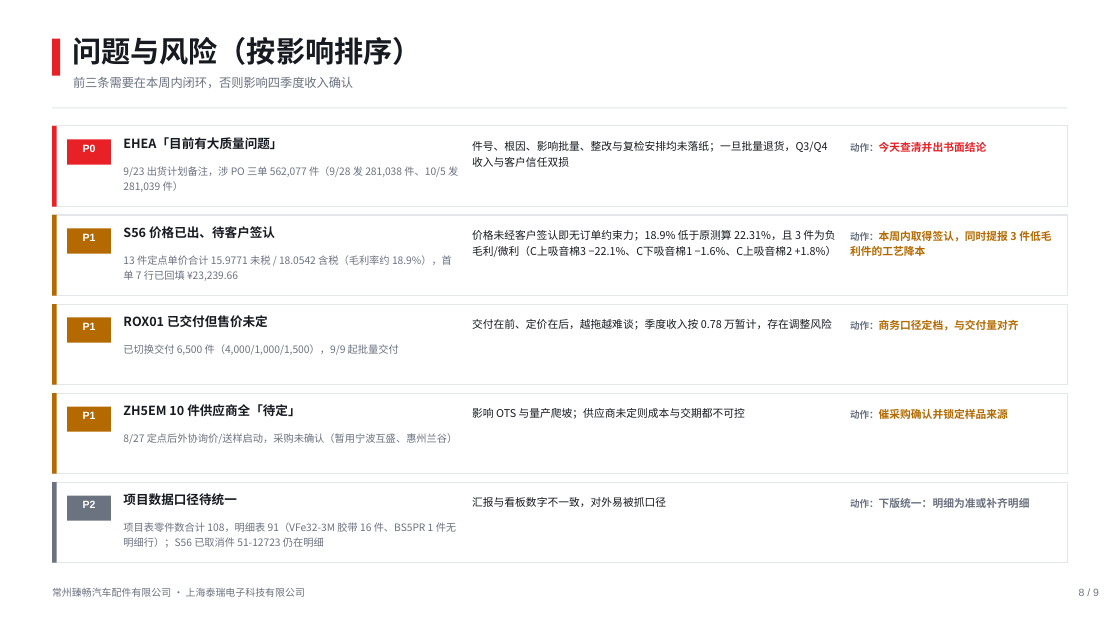
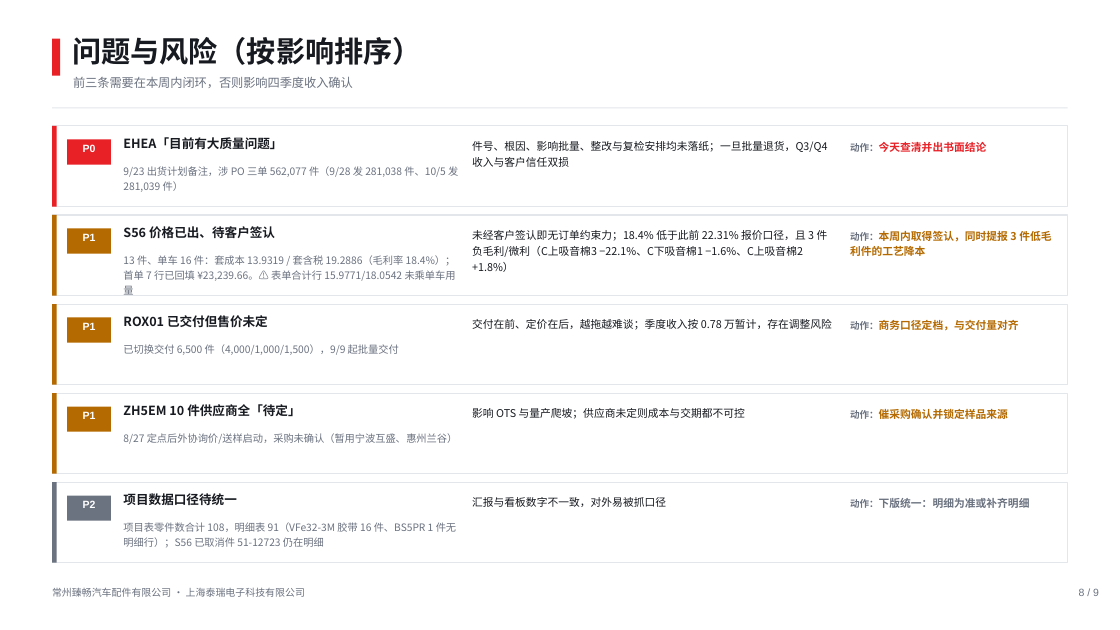
Before and after one commit to Ranmao-pinapple/team-dashboard, a slide deck: slide 8 of files/臻畅-2026Q3-项目汇报-浅色版-20261018.pptx. Drawn at 1120x630 pixels with LibreOffice and Linux fonts; fonts in the diff are those of the drawing. Boxes give left, top, right and bottom in pixels: in the first picture for what was removed or moved away, otherwise in the second. Text is boxed around its words. In the diff, an @@ line names an element or a change of style, - is before the commit and + after.

```diff
--- a/files/臻畅-2026Q3-项目汇报-浅色版-20261018.pptx
+++ b/files/臻畅-2026Q3-项目汇报-浅色版-20261018.pptx
@@ text at <box>472,230,828,272</box>: text changed @@
-价格未经客户签认即无订单约束力；18.9% 低于原测算 22.31%，且 3 件为负毛利/微利（C上吸音棉3 −22.1%、C下吸音棉1 −1.6%、C上吸音棉2 +1.8%）
+未经客户签认即无订单约束力；18.4% 低于此前 22.31% 报价口径，且 3 件负毛利/微利（C上吸音棉3 −22.1%、C下吸音棉1 −1.6%、C上吸音棉2 +1.8%）
@@ text at <box>123,255,456,297</box>: text changed @@
-13 件定点单价合计 15.9771 未税 / 18.0542 含税（毛利率约 18.9%），首单 7 行已回填 ¥23,239.66
+13 件、单车 16 件：套成本 13.9319 / 套含税 19.2886（毛利率 18.4%）；首单 7 行已回填 ¥23,239.66。⚠️ 表单合计行 15.9771/18.0542 未乘单车用量
```
Also in this commit, not shown: 1 other slide changed, 3 other files.
